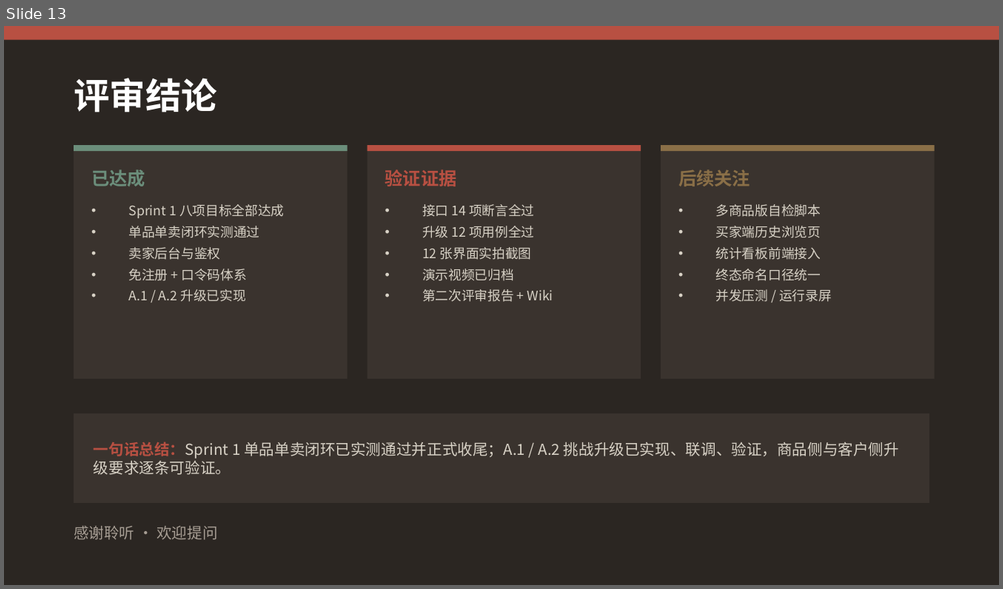
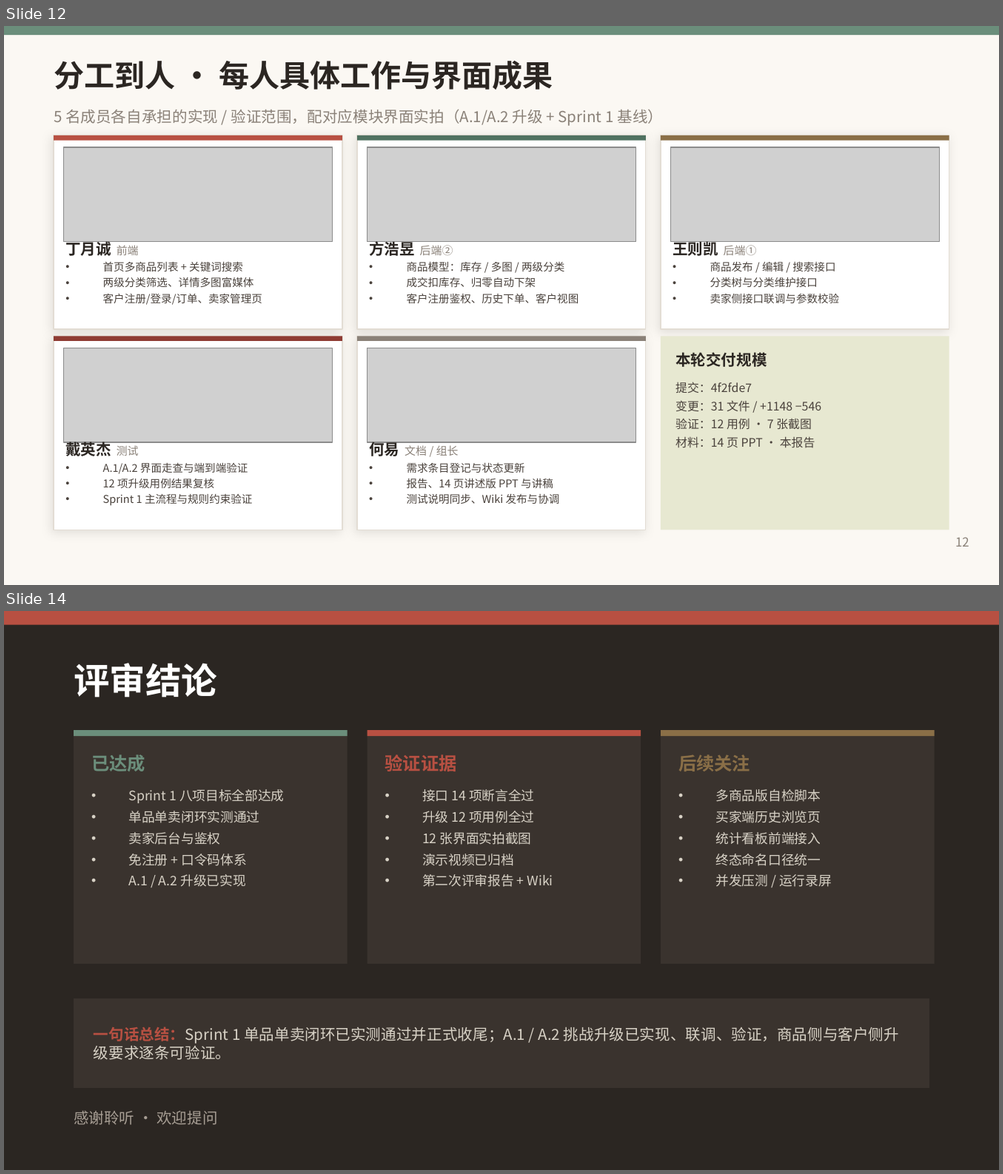
Before and after one commit to kaskk345/pingxixi-online-shoppingplatform, a slide deck: docs/media/第二周_第二次评审_讲述版.pptx. Shown one above the other, each under a label of ours: slide 13 before the commit, slides 12 and 14 after it; the slides between them are not shown. The pictures are 1003x589 and 1003x1174 pixels, drawn with LibreOffice and Linux fonts; fonts in the diff are those of the drawing; grey boxes stand for pictures. Boxes give left, top, right and bottom in pixels: in the first picture for what was removed or moved away, otherwise in the second. Text is boxed around its words. In the diff, an @@ line names an element or a change of style, - is before the commit and + after.

Commit message:
docs(评审): 讲述版PPT新增分工到人页（每人具体工作+界面成果）共14页并同步报告与测试分工

```diff
--- a/docs/media/第二周_第二次评审_讲述版.pptx
+++ b/docs/media/第二周_第二次评审_讲述版.pptx
@@ slide 12 added at [4,26,999,585], background #FBF8F3 @@
@@ rectangle added at [4,26,999,35], fill #6B8E7B @@
@@ text added at [54,61,553,90], 22 pt, text #2B2622, bold @@
+分工到人 · 每人具体工作与界面成果
@@ text added at [54,109,663,126], 11 pt, text #8A8178 @@
+5 名成员各自承担的实现 / 验证范围，配对应模块界面实拍（A.1/A.2 升级 + Sprint 1 基线）
@@ rectangle added at [54,136,342,329], fill #FFFFFF, outline #E3DDD4 0.75 pt @@
@@ rectangle added at [54,136,342,141], fill #B85042 @@
@@ rectangle added at [357,136,646,329], fill #FFFFFF, outline #E3DDD4 0.75 pt @@
@@ rectangle added at [357,136,646,141], fill #4F7160 @@
@@ rectangle added at [660,136,949,329], fill #FFFFFF, outline #E3DDD4 0.75 pt @@
@@ rectangle added at [660,136,949,141], fill #8A6F47 @@
@@ picture added at [64,147,333,242] @@
@@ picture added at [367,147,635,242] @@
@@ picture added at [670,147,939,242] @@
@@ text added at [65,241,139,258], 11 pt, text #2B2622, bold @@
+丁月诚 前端
@@ text added at [369,241,453,258], 11 pt, text #2B2622, bold @@
+方浩昱 后端②
@@ text added at [672,241,757,258], 11 pt, text #2B2622, bold @@
+王则凯 后端①
@@ text added at [103,261,262,305], 7.8 pt, text #4A423C @@
+• 首页多商品列表 + 关键词搜索
+• 两级分类筛选、详情多图富媒体
+• 客户注册/登录/订单、卖家管理页
@@ text added at [407,261,579,304], 7.8 pt, text #4A423C @@
+• 商品模型：库存 / 多图 / 两级分类
+• 成交扣库存、归零自动下架
+• 客户注册鉴权、历史下单、客户视图
@@ text added at [710,262,839,304], 7.8 pt, text #4A423C @@
+• 商品发布 / 编辑 / 搜索接口
+• 分类树与分类维护接口
+• 卖家侧接口联调与参数校验
@@ rectangle added at [54,336,342,530], fill #FFFFFF, outline #E3DDD4 0.75 pt @@
@@ rectangle added at [54,336,342,341], fill #8E3B33 @@
@@ rectangle added at [357,336,646,530], fill #FFFFFF, outline #E3DDD4 0.75 pt @@
@@ rectangle added at [357,336,646,341], fill #8A8178 @@
@@ rectangle added at [660,336,949,530], fill #E7E8D1 @@
@@ picture added at [64,348,333,443] @@
@@ picture added at [367,348,635,443] @@
@@ text added at [675,352,766,367], 11 pt, text #2B2622, bold @@
+本轮交付规模
@@ text added at [675,382,821,449], 8.5 pt, text #4A423C @@
+提交：4f2fde7
+变更：31 文件 / +1148 −546
+验证：12 用例 · 7 张截图
+材料：14 页 PPT · 本报告
@@ text added at [65,442,139,460], 11 pt, text #2B2622, bold @@
+戴英杰 测试
@@ text added at [369,442,458,460], 8 pt, text #8A8178 @@
+何易 文档 / 组长
@@ text added at [103,463,252,506], 7.8 pt, text #4A423C @@
+• A.1/A.2 界面走查与端到端验证
+• 12 项升级用例结果复核
+• Sprint 1 主流程与规则约束验证
@@ text added at [407,463,560,504], 7.8 pt, text #4A423C @@
+• 需求条目登记与状态更新
+• 报告、14 页讲述版 PPT 与讲稿
+• 测试说明同步、Wiki 发布与协调
@@ text added at [955,537,969,547], 9 pt, text #8A8178 @@
+12
@@ what was slide 13 is now slide 14 @@
```
Also in this commit, not shown: 2 slides changed, 8 other files.
